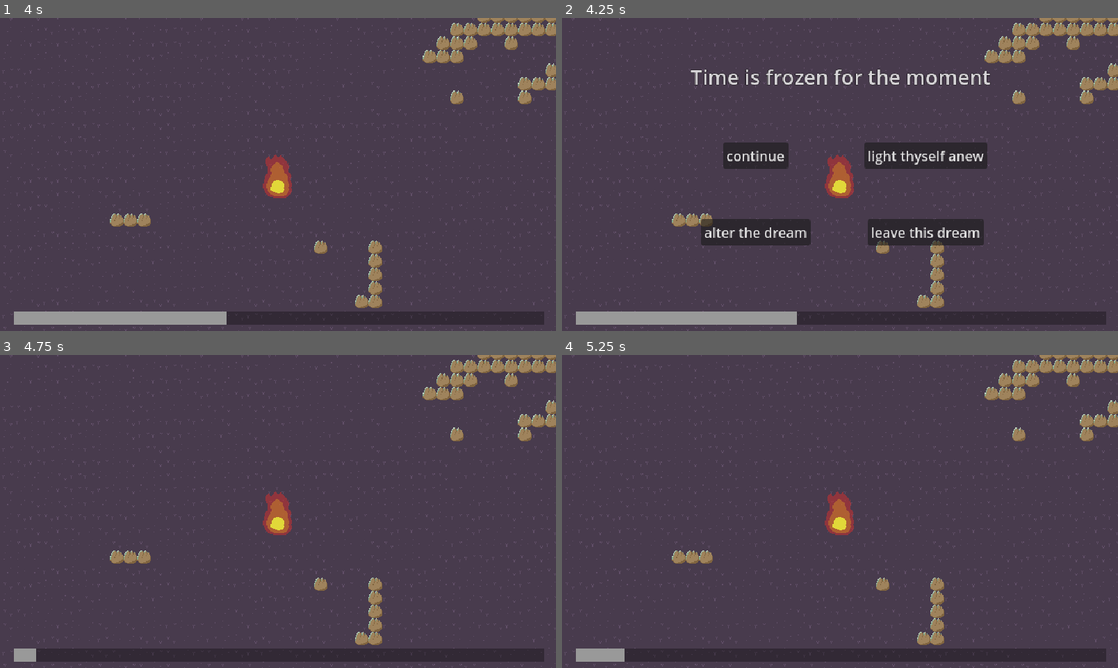
Above: before the commit, frames 1-4 (two rows, left to right).
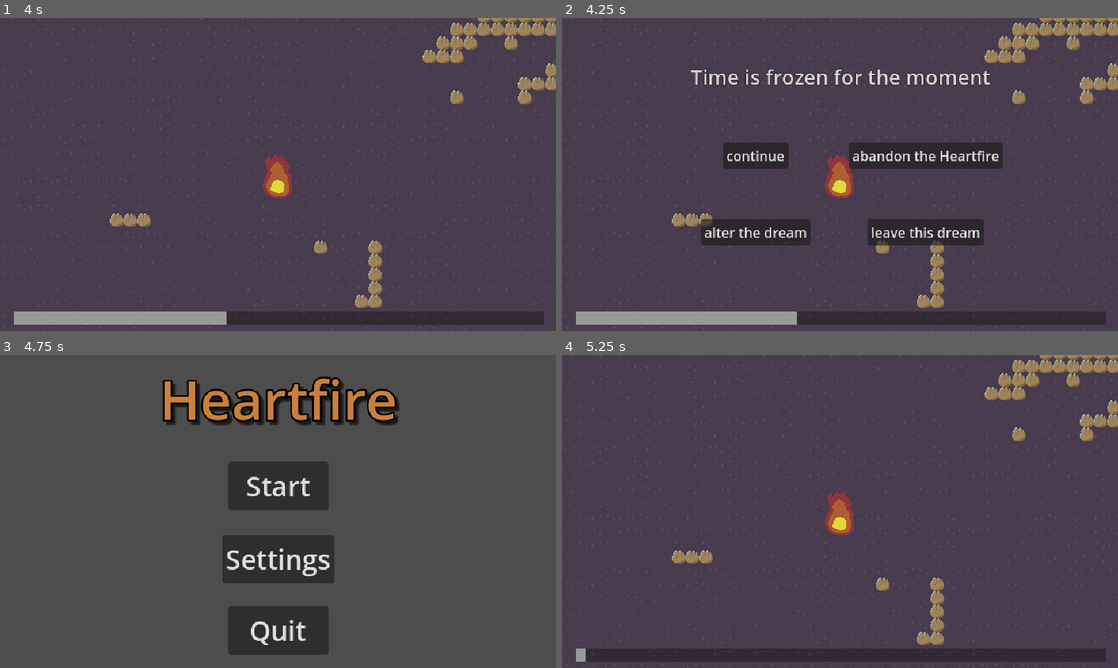
Above: after the commit, the same moments.

Repository: sushitoad/tower-defense-prototype
Game: Godot game, scene res://scenes/test_scene.tscn
The game is run twice, just before and just after one commit, with the same random seed, the same clock (stepped at 60 frames per second) and the same inputs.
Inputs (mouse positions are in pixels of both pictures, inside the frame that each line leads up to):
- Up to frame 1 (4 s): move the mouse to (400, 158) at 0.52 s; tap one key every 0.75 s from 0.6 s: S (CameraDown) A (CameraLeft) D (CameraRight) W (CameraUp); move the mouse to (166, 190) at 1.27 s; move the mouse to (333, 105) at 2.02 s; move the mouse to (250, 237) at 2.77 s; move the mouse to (444, 221) at 3.52 s; click (444, 221) at 3.6 s
- Up to frame 2 (4.25 s): tap Escape (Escape) at 4.15 s
- Up to frame 3 (4.75 s): click (361, 492) at 4.25 s, where only the run before the commit has a clickable "light thyself anew"
- Up to frame 4 (5.25 s): click (840, 486) at 5 s, where only the run after the commit has a clickable "Start"

Frame 1 is identical in both runs. In frame 2, 0.9% of the frame differs, in the area x 51-80%, y 39-49%; in frame 3, 21%, in the area x 0-100%, y 0-100%; in frame 4, 0.3%.

Commit message:
game end menu finished
also started on draft button manager and broke the buttons right away

Diff:
--- a/scenes/build_ui.tscn
+++ b/scenes/build_ui.tscn
@@ -3,11 +3,6 @@
 [ext_resource type="Script" uid="uid://3jdwqtai60f7" path="res://scripts/build_ui.gd" id="1_uej6l"]
 [ext_resource type="Script" uid="uid://yaquu6i5b8mf" path="res://scripts/charge_bar.gd" id="2_xa1c1"]
 [ext_resource type="PackedScene" uid="uid://divrvuwe2ftlx" path="res://scenes/charge_icon.tscn" id="3_gkqg4"]
-
-[sub_resource type="StyleBoxFlat" id="StyleBoxFlat_uej6l"]
-bg_color = Color(0, 0, 0, 0.309804)
-
-[sub_resource type="StyleBoxFlat" id="StyleBoxFlat_xa1c1"]
 
 [sub_resource type="StyleBoxFlat" id="StyleBoxFlat_gkqg4"]
 bg_color = Color(0, 0, 0, 0.352941)
@@ -22,6 +17,11 @@
 outline_size = 2
 outline_color = Color(0, 0, 0, 1)
 
+[sub_resource type="StyleBoxFlat" id="StyleBoxFlat_uej6l"]
+bg_color = Color(0, 0, 0, 0.309804)
+
+[sub_resource type="StyleBoxFlat" id="StyleBoxFlat_xa1c1"]
+
 [node name="BuildUI" type="Control" node_paths=PackedStringArray("chargeIcons") groups=["UI"]]
 layout_mode = 3
 anchors_preset = 15
@@ -33,6 +33,69 @@
 chargeIcons = [NodePath("CanvasLayer/ChargeIcon"), NodePath("CanvasLayer/ChargeIcon2"), NodePath("CanvasLayer/ChargeIcon3"), NodePath("CanvasLayer/ChargeIcon4"), NodePath("CanvasLayer/ChargeIcon5")]
 
 [node name="CanvasLayer" type="CanvasLayer" parent="."]
+
+[node name="DraftButtonManager" type="Control" parent="CanvasLayer"]
+layout_mode = 3
+anchors_preset = 0
+offset_right = 40.0
+offset_bottom = 40.0
+
+[node name="BasicTowerButton" type="Button" parent="CanvasLayer/DraftButtonManager"]
+layout_mode = 1
+anchors_preset = 7
+anchor_left = 0.5
+anchor_top = 1.0
+anchor_right = 0.5
+anchor_bottom = 1.0
+offset_left = 590.0
+offset_top = 705.0
+offset_right = 695.0
+offset_bottom = 736.0
+grow_horizontal = 2
+grow_vertical = 0
+text = "Spire Candle"
+
+[node name="BasicTowerTooltip" type="Label" parent="CanvasLayer/DraftButtonManager/BasicTowerButton"]
+visible = false
+layout_mode = 0
+offset_top = -39.0
+offset_right = 105.0
+offset_bottom = -6.0
+theme_override_styles/normal = SubResource("StyleBoxFlat_gkqg4")
+text = "Damages the Despair"
+label_settings = SubResource("LabelSettings_r2a2q")
+horizontal_alignment = 1
+vertical_alignment = 1
+autowrap_mode = 1
+
+[node name="ChargeTowerButton" type="Button" parent="CanvasLayer/DraftButtonManager"]
+layout_mode = 1
+anchors_preset = 7
+anchor_left = 0.5
+anchor_top = 1.0
+anchor_right = 0.5
+anchor_bottom = 1.0
+offset_left = 703.5
+offset_top = 705.0
+offset_right = 819.5
+offset_bottom = 736.0
+grow_horizontal = 2
+grow_vertical = 0
+text = "Round Candle"
+
+[node name="ChargeTowerTooltip" type="Label" parent="CanvasLayer/DraftButtonManager/ChargeTowerButton"]
+visible = false
+layout_mode = 0
+offset_left = 2.0
+offset_top = -39.0
+offset_right = 115.0
+offset_bottom = -6.0
+theme_override_styles/normal = SubResource("StyleBoxFlat_gkqg4")
+text = "Increases light charge and slows the Despair"
+label_settings = SubResource("LabelSettings_r2a2q")
+horizontal_alignment = 1
+vertical_alignment = 1
+autowrap_mode = 1
 
 [node name="ChargeBar" type="ProgressBar" parent="CanvasLayer"]
 unique_name_in_owner = true
@@ -54,61 +117,6 @@
 value = 50.0
 show_percentage = false
 script = ExtResource("2_xa1c1")
-
-[node name="BasicTowerButton" type="Button" parent="CanvasLayer"]
-anchors_preset = 7
-anchor_left = 0.5
-anchor_top = 1.0
-anchor_right = 0.5
-anchor_bottom = 1.0
-offset_left = -108.0
-offset_top = -65.0
-offset_right = -7.0
-offset_bottom = -34.0
-grow_horizontal = 2
-grow_vertical = 0
-text = "Spire Candle"
-
-[node name="BasicTowerTooltip" type="Label" parent="CanvasLayer/BasicTowerButton"]
-visible = false
-layout_mode = 0
-offset_top = -39.0
-offset_right = 105.0
-offset_bottom = -6.0
-theme_override_styles/normal = SubResource("StyleBoxFlat_gkqg4")
-text = "Damages the Despair"
-label_settings = SubResource("LabelSettings_r2a2q")
-horizontal_alignment = 1
-vertical_alignment = 1
-autowrap_mode = 1
-
-[node name="ChargeTowerButton" type="Button" parent="CanvasLayer"]
-anchors_preset = 7
-anchor_left = 0.5
-anchor_top = 1.0
-anchor_right = 0.5
-anchor_bottom = 1.0
-offset_left = 6.5
-offset_top = -65.0
-offset_right = 116.5
-offset_bottom = -34.0
-grow_horizontal = 2
-grow_vertical = 0
-text = "Round Candle"
-
-[node name="ChargeTowerTooltip" type="Label" parent="CanvasLayer/ChargeTowerButton"]
-visible = false
-layout_mode = 0
-offset_left = 2.0
-offset_top = -39.0
-offset_right = 115.0
-offset_bottom = -6.0
-theme_override_styles/normal = SubResource("StyleBoxFlat_gkqg4")
-text = "Increases light charge and slows the Despair"
-label_settings = SubResource("LabelSettings_r2a2q")
-horizontal_alignment = 1
-vertical_alignment = 1
-autowrap_mode = 1
 
 [node name="ChargeIcon" parent="CanvasLayer" instance=ExtResource("3_gkqg4")]
 anchors_preset = 7
@@ -170,15 +178,15 @@
 scale = Vector2(0.16, 0.16)
 size_flags_vertical = 8
 
+[connection signal="mouse_entered" from="CanvasLayer/DraftButtonManager/BasicTowerButton" to="." method="_on_button_mouse_entered"]
+[connection signal="mouse_entered" from="CanvasLayer/DraftButtonManager/BasicTowerButton" to="." method="ShowHideBasicTowerTooltip"]
+[connection signal="mouse_exited" from="CanvasLayer/DraftButtonManager/BasicTowerButton" to="." method="ShowHideBasicTowerTooltip"]
+[connection signal="mouse_exited" from="CanvasLayer/DraftButtonManager/BasicTowerButton" to="." method="_on_button_mouse_exited"]
+[connection signal="pressed" from="CanvasLayer/DraftButtonManager/BasicTowerButton" to="CanvasLayer/ChargeBar" method="_on_basic_tower_button_pressed"]
+[connection signal="mouse_entered" from="CanvasLayer/DraftButtonManager/ChargeTowerButton" to="." method="_on_button_mouse_entered"]
+[connection signal="mouse_entered" from="CanvasLayer/DraftButtonManager/ChargeTowerButton" to="." method="ShowHideChargeTowerTooltip"]
+[connection signal="mouse_exited" from="CanvasLayer/DraftButtonManager/ChargeTowerButton" to="." method="ShowHideChargeTowerTooltip"]
+[connection signal="mouse_exited" from="CanvasLayer/DraftButtonManager/ChargeTowerButton" to="." method="_on_button_mouse_exited"]
+[connection signal="pressed" from="CanvasLayer/DraftButtonManager/ChargeTowerButton" to="CanvasLayer/ChargeBar" method="_on_charge_tower_button_pressed"]
 [connection signal="chargeAmountChanged" from="CanvasLayer/ChargeBar" to="." method="_on_charge_bar_charge_amount_changed"]
 [connection signal="chargeAmountChanged" from="CanvasLayer/ChargeBar" to="." method="ToggleTowerButtons"]
-[connection signal="mouse_entered" from="CanvasLayer/BasicTowerButton" to="." method="_on_button_mouse_entered"]
-[connection signal="mouse_entered" from="CanvasLayer/BasicTowerButton" to="." method="ShowHideBasicTowerTooltip"]
-[connection signal="mouse_exited" from="CanvasLayer/BasicTowerButton" to="." method="_on_button_mouse_exited"]
-[connection signal="mouse_exited" from="CanvasLayer/BasicTowerButton" to="." method="ShowHideBasicTowerTooltip"]
-[connection signal="pressed" from="CanvasLayer/BasicTowerButton" to="CanvasLayer/ChargeBar" method="_on_basic_tower_button_pressed"]
-[connection signal="mouse_entered" from="CanvasLayer/ChargeTowerButton" to="." method="_on_button_mouse_entered"]
-[connection signal="mouse_entered" from="CanvasLayer/ChargeTowerButton" to="." method="ShowHideChargeTowerTooltip"]
-[connection signal="mouse_exited" from="CanvasLayer/ChargeTowerButton" to="." method="_on_button_mouse_exited"]
-[connection signal="mouse_exited" from="CanvasLayer/ChargeTowerButton" to="." method="ShowHideChargeTowerTooltip"]
-[connection signal="pressed" from="CanvasLayer/ChargeTowerButton" to="CanvasLayer/ChargeBar" method="_on_charge_tower_button_pressed"]
--- /dev/null
+++ b/scenes/game_end_menu.tscn
@@ -0,0 +1,85 @@
+[gd_scene load_steps=3 format=3 uid="uid://bcuw8yapdi66"]
+
+[ext_resource type="Script" uid="uid://bsqr7aav537r" path="res://scripts/menu.gd" id="1_dxkce"]
+
+[sub_resource type="LabelSettings" id="LabelSettings_dxkce"]
+font_size = 32
+outline_size = 4
+outline_color = Color(0, 0, 0, 1)
+shadow_size = 4
+shadow_color = Color(0, 0, 0, 0.501961)
+shadow_offset = Vector2(4, 4)
+
+[node name="GameEndMenu" type="Control"]
+process_mode = 3
+layout_mode = 3
+anchors_preset = 15
+anchor_right = 1.0
+anchor_bottom = 1.0
+grow_horizontal = 2
+grow_vertical = 2
+script = ExtResource("1_dxkce")
+isPauseMenu = true
+
+[node name="CanvasLayer" type="CanvasLayer" parent="."]
+
+[node name="GameEndLabel" type="Label" parent="CanvasLayer"]
+anchors_preset = 8
+anchor_left = 0.5
+anchor_top = 0.5
+anchor_right = 0.5
+anchor_bottom = 0.5
+offset_left = -43.0
+offset_top = -146.0
+offset_right = 44.0
+offset_bottom = -123.0
+grow_horizontal = 2
+grow_vertical = 2
+text = "Game Over"
+label_settings = SubResource("LabelSettings_dxkce")
+
+[node name="try again" type="Button" parent="CanvasLayer"]
+anchors_preset = 8
+anchor_left = 0.5
+anchor_top = 0.5
+anchor_right = 0.5
+anchor_bottom = 0.5
+offset_left = -87.0
+offset_top = -55.0
+offset_right = 87.0
+offset_bottom = -13.0
+grow_horizontal = 2
+grow_vertical = 2
+text = "light thyself anew"
+
+[node name="main menu" type="Button" parent="CanvasLayer"]
+anchors_preset = 8
+anchor_left = 0.5
+anchor_top = 0.5
+anchor_right = 0.5
+anchor_bottom = 0.5
+offset_left = -237.0
+offset_top = 49.0
+offset_right = -63.0
+offset_bottom = 91.0
+grow_horizontal = 2
+grow_vertical = 2
+text = "return to the aether"
+
+[node name="quit" type="Button" parent="CanvasLayer"]
+anchors_preset = 8
+anchor_left = 0.5
+anchor_top = 0.5
+anchor_right = 0.5
+anchor_bottom = 0.5
+offset_left = 63.0
+offset_top = 45.0
+offset_right = 237.0
+offset_bottom = 87.0
+grow_horizontal = 2
+grow_vertical = 2
+text = "leave this dream"
+
+[connection signal="pressed" from="CanvasLayer/try again" to="." method="StartNewGame"]
+[connection signal="pressed" from="CanvasLayer/main menu" to="." method="LoadMainMenu"]
+[connection signal="pressed" from="CanvasLayer/quit" to="." method="ExitGame"]
--- a/scenes/pause_menu.tscn
+++ b/scenes/pause_menu.tscn
@@ -69,7 +69,7 @@
 theme_override_font_sizes/font_size = 16
 text = "continue"
 
-[node name="restart" type="Button" parent="CanvasLayer"]
+[node name="main menu" type="Button" parent="CanvasLayer"]
 anchors_preset = 8
 anchor_left = 0.5
 anchor_top = 0.5
@@ -82,7 +82,7 @@
 grow_horizontal = 2
 grow_vertical = 2
 theme_override_font_sizes/font_size = 16
-text = "light thyself anew"
+text = "abandon the Heartfire"
 
 [node name="settings" type="Button" parent="CanvasLayer"]
 anchors_preset = 8
@@ -99,7 +99,7 @@
 theme_override_font_sizes/font_size = 16
 text = "alter the dream"
 
-[node name="to main menu" type="Button" parent="CanvasLayer"]
+[node name="quit game" type="Button" parent="CanvasLayer"]
 anchors_preset = 8
 anchor_left = 0.5
 anchor_top = 0.5
@@ -115,6 +115,6 @@
 text = "leave this dream"
 
 [connection signal="pressed" from="CanvasLayer/continue" to="." method="ResumeGame"]
-[connection signal="pressed" from="CanvasLayer/restart" to="." method="StartNewGame"]
+[connection signal="pressed" from="CanvasLayer/main menu" to="." method="LoadMainMenu"]
 [connection signal="pressed" from="CanvasLayer/settings" to="." method="OpenSettings"]
-[connection signal="pressed" from="CanvasLayer/to main menu" to="." method="LoadMainMenu"]
+[connection signal="pressed" from="CanvasLayer/quit game" to="." method="ExitGame"]
--- a/scenes/test_scene.tscn
+++ b/scenes/test_scene.tscn
@@ -60,7 +60,6 @@
 enemySpawnRatio = 0.75
 timeBetweenSpawns = 15.0
 timeToIncreaseSpawns = 50.0
-activatesLater = true
 
 [node name="EnemySpawner2" parent="." instance=ExtResource("5_6qxox")]
 position = Vector2(1441, 9)
--- a/scripts/build_ui.gd
+++ b/scripts/build_ui.gd
@@ -17,11 +17,13 @@
 
 func ToggleTowerButtons():
 	if $CanvasLayer/ChargeBar.numberOfCharges <= 0:
-		$CanvasLayer/BasicTowerButton.visible = false
-		$CanvasLayer/ChargeTowerButton.visible = false
+		$CanvasLayer/DraftButtonManager.visible = false
+		print("Toggle tower buttons off")
 	else:
-		$CanvasLayer/BasicTowerButton.visible = true
-		$CanvasLayer/ChargeTowerButton.visible = true
+		$CanvasLayer/DraftButtonManager.visible = true
+		$CanvasLayer/DraftButtonManager/BasicTowerButton.visible = true
+		$CanvasLayer/DraftButtonManager/ChargeTowerButton.visible = true
+		print("Toggle tower buttons on")
 
 func _on_charge_bar_charge_amount_changed() -> void:
 	for iconIndex in chargeIcons.size():
@@ -31,7 +33,7 @@
 			chargeIcons[iconIndex].visible = false
 
 func ShowHideBasicTowerTooltip():
-	$CanvasLayer/BasicTowerButton/BasicTowerTooltip.visible = !$CanvasLayer/BasicTowerButton/BasicTowerTooltip.visible
+	$CanvasLayer/DraftButtonManager/BasicTowerButton/BasicTowerTooltip.visible = !$CanvasLayer/DraftButtonManager/BasicTowerButton/BasicTowerTooltip.visible
 
 func ShowHideChargeTowerTooltip():
-	$CanvasLayer/ChargeTowerButton/ChargeTowerTooltip.visible = !$CanvasLayer/ChargeTowerButton/ChargeTowerTooltip.visible
+	$CanvasLayer/DraftButtonManager/ChargeTowerButton/ChargeTowerTooltip.visible = !$CanvasLayer/DraftButtonManager/ChargeTowerButton/ChargeTowerTooltip.visible
--- a/scripts/level_manager.gd
+++ b/scripts/level_manager.gd
@@ -3,6 +3,11 @@
 var timeSinceLevelLoad: float = 0
 var pauseMenuScene: PackedScene = preload("res://scenes/pause_menu.tscn")
 var pauseMenu: Control
+var gameEndMenuScene: PackedScene = preload("res://scenes/game_end_menu.tscn")
+var gameEndMenu: Control
+
+@export var gameOverText: String
+@export var victoryText: String
 
 func _ready() -> void:
 	timeSinceLevelLoad = 0
@@ -16,8 +21,13 @@
 		else:
 			UnpauseGame()
 
-func GameOver():
-	get_tree().reload_current_scene()
+func GameEnd(isVictory: bool):
+	gameEndMenu = gameEndMenuScene.instantiate()
+	add_child(gameEndMenu)
+	if isVictory:
+		gameEndMenu.find_child("GameEndLabel").text = victoryText
+	else:
+		gameEndMenu.find_child("GameEndLabel").text = gameOverText
 
 func PauseGame():
 	pauseMenu = pauseMenuScene.instantiate()
--- a/scripts/tower.gd
+++ b/scripts/tower.gd
@@ -48,6 +48,8 @@
 		if towerType != TowerType.HEARTFIRE:
 			$DormantTimer.start(dormantTime)
 			$Sprite2D.modulate = dormantColor
+		else:
+			get_node("%LevelManager").GameEnd(false)
 
 func WakeThisTower():
 	isDestroyed = false
